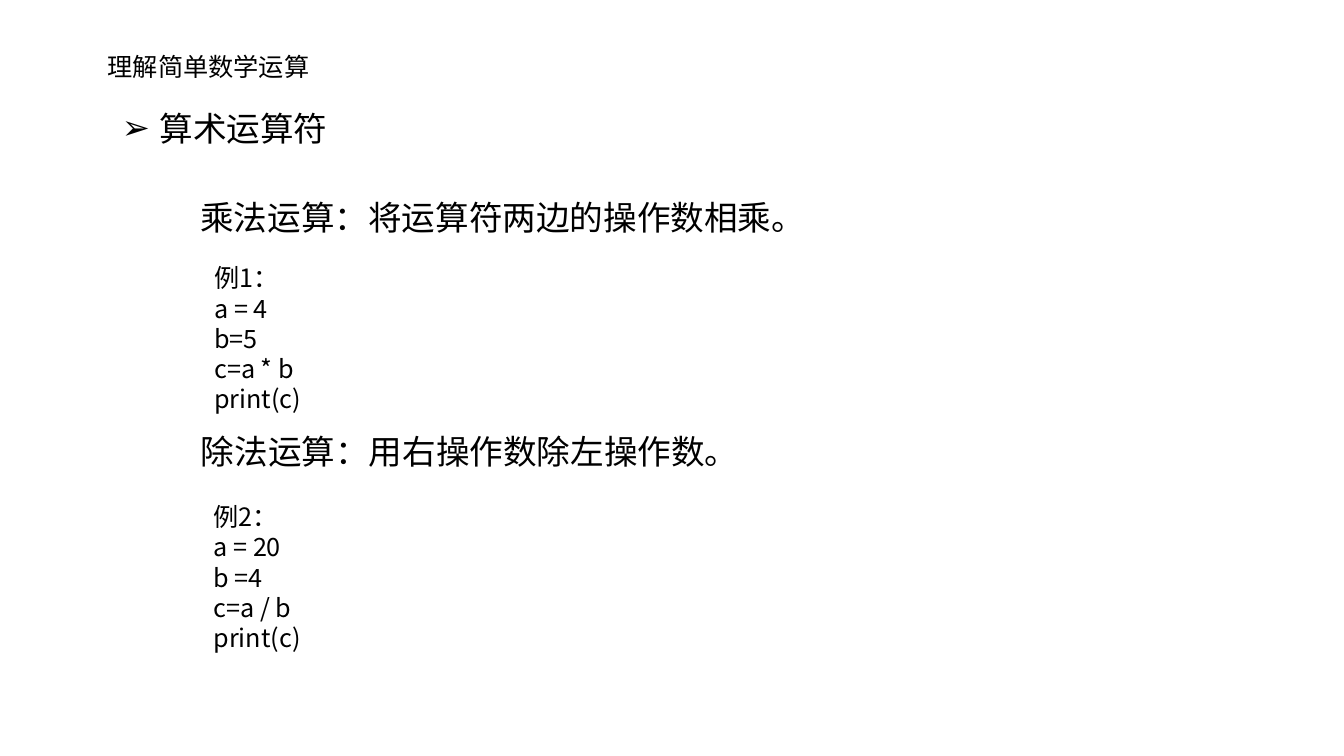
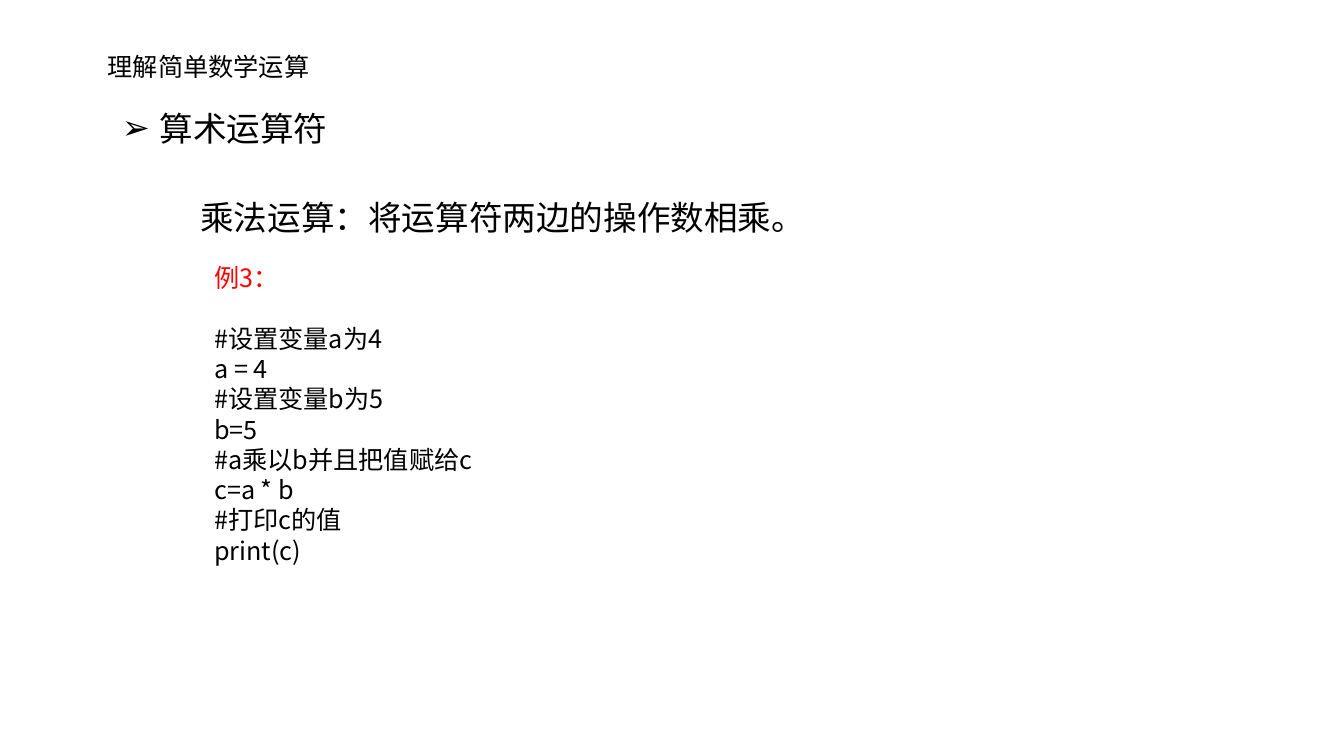
Before and after one commit to hwdeveloper/python-tutorial, a slide deck: slide 7 of 第2节课/01ppt/P1-2第二节.pptx. Drawn at 1344x756 pixels with LibreOffice and Linux fonts; fonts in the diff are those of the drawing; background and template pictures are left out. Boxes give left, top, right and bottom in pixels: in the first picture for what was removed or moved away, otherwise in the second. Text is boxed around its words. In the diff, an @@ line names an element or a change of style, - is before the commit and + after.

```diff
--- a/第2节课/01ppt/P1-2第二节.pptx
+++ b/第2节课/01ppt/P1-2第二节.pptx
@@ text at [214, 266, 382, 350]: text changed @@
-例1：
+例3：
+#设置变量a为4
@@ text at [214, 386, 384, 410]: paragraph added @@
+#设置变量b为5
@@ text removed at [201, 435, 739, 467] @@
-除法运算：用右操作数除左操作数。
@@ text at [214, 447, 472, 471]: paragraph added @@
+#a乘以b并且把值赋给c
@@ text at [214, 507, 342, 531]: paragraph added @@
+#打印c的值
@@ text removed at [214, 505, 301, 653] @@
-例2：
-a = 20
-b =4
-c=a / b
-print(c)
```
Also in this commit, not shown: 8 other slides changed, 3 slides added, 43 other files.
